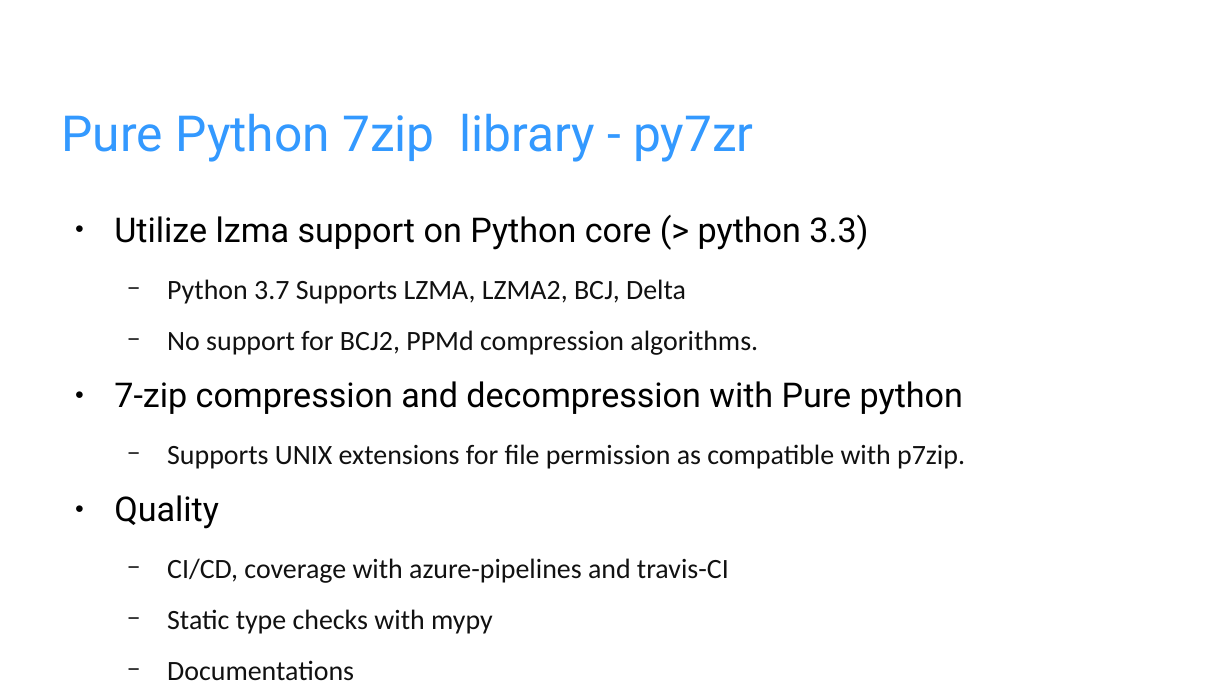
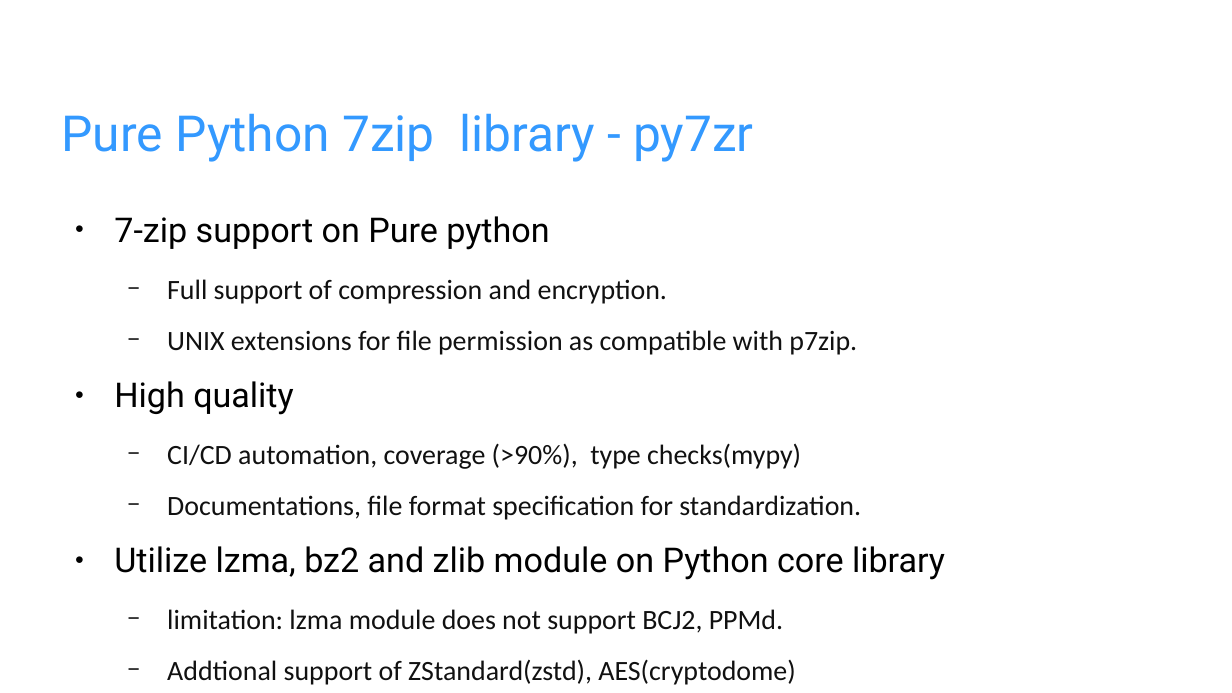
Before and after one commit to miurahr/py7zr, a slide deck: slide 2 of docs/presentations/Introduction_of_py7zr.odp (slide 4 before the commit). Drawn at 1232x693 pixels with LibreOffice and Linux fonts; fonts in the diff are those of the drawing; background and template pictures are left out. Boxes give left, top, right and bottom in pixels: in the first picture for what was removed or moved away, otherwise in the second. Text is boxed around its words. In the diff, an @@ line names an element or a change of style, - is before the commit and + after.

```diff
--- a/docs/presentations/Introduction_of_py7zr.odp
+++ b/docs/presentations/Introduction_of_py7zr.odp
@@ text at box(114, 216, 945, 685): text changed @@
-● Utilize lzma support on Python core (> python 3.3)
-  − Python 3.7 Supports LZMA, LZMA2, BCJ, Delta
-  − No support for BCJ2, PPMd compression algorithms.
-● 7-zip compression and decompression with Pure python
-  − Supports UNIX extensions for file permission as compatible with p7zip.
-● Quality
-  − CI/CD, coverage with azure-pipelines and travis-CI
-  − Static type checks with mypy
-  − Documentations
+● 7-zip support on Pure python
+  − Full support of compression and encryption.
+  − UNIX extensions for file permission as compatible with p7zip.
+● High quality
+  − CI/CD automation, coverage (>90%), type checks(mypy)
+  − Documentations, file format specification for standardization.
+● Utilize lzma, bz2 and zlib module on Python core library
+  − limitation: lzma module does not support BCJ2, PPMd.
+  − Addtional support of ZStandard(zstd), AES(cryptodome)
```
Also in this commit, not shown: 5 other slides changed, 3 slides added, 5 slides removed, 1 other file.
